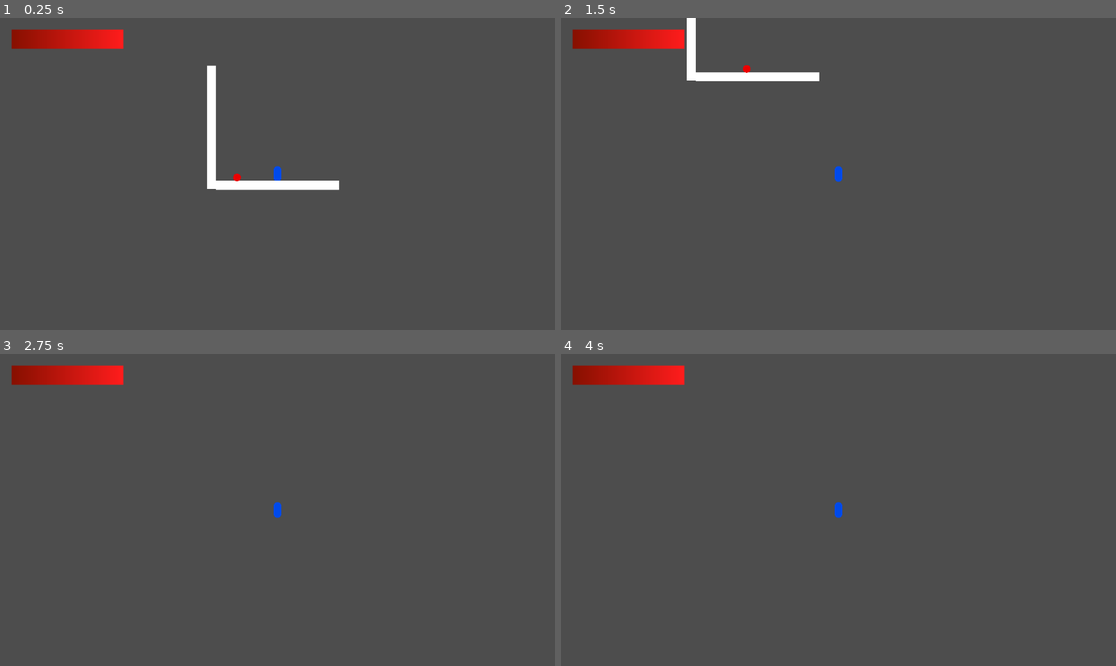
Above: before the commit, frames 1-4 (two rows, left to right).
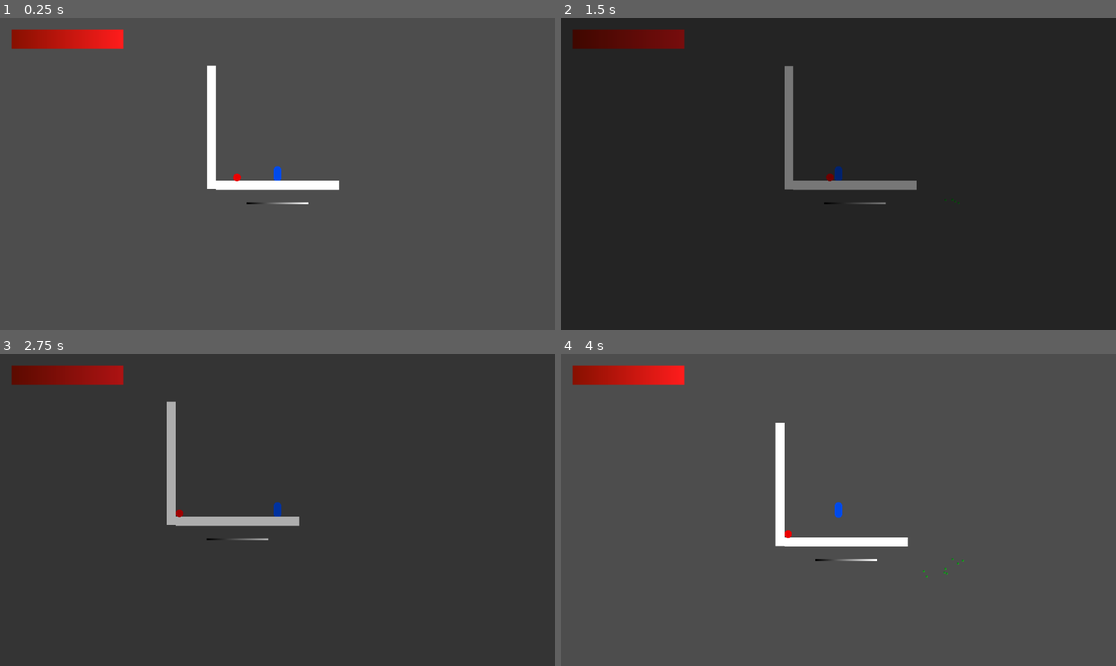
Above: after the commit, the same moments.

Repository: catloaf2048/TavernJam
Game: Godot game, scene res://Assets/Scene/Main.tscn
Two runs of this game, one before a commit and one after it. Both use one fixed random seed, a clock stepped at 60 frames per second and the inputs below.
Inputs (mouse positions are in pixels of both pictures, inside the frame that each line leads up to):
- Up to frame 1 (0.25 s): no input
- Up to frame 2 (1.5 s): tap Enter (ui_accept) at 0.5, 0.77 s; move the mouse to (960, 158) at 0.52 s; hold Right (ui_right) 0.53-1.28 s; click (960, 158) at 0.6 s; move the mouse to (727, 189) at 1.27 s; hold Left (ui_left) from 1.28 s (still down); click (727, 189) at 1.35 s
- Up to frame 3 (2.75 s): tap Enter (ui_accept) at 1.52 s; move the mouse to (333, 441) at 2.02 s; release Left (ui_left) at 2.03 s; hold Right (ui_right) from 2.03 s (still down); click (333, 441) at 2.1 s
- Up to frame 4 (4 s): move the mouse to (810, 572) at 2.77 s; click (810, 572) at 2.85 s; tap Enter (ui_accept) at 3.02, 3.77 s; move the mouse to (1005, 556) at 3.52 s; release Right (ui_right) at 3.53 s; hold Left (ui_left) from 3.53 s (still down); click (1005, 556) at 3.6 s

The runs differ from the first frame. In frame 1, less than 0.1% of the frame differs, in the area x 44-56%, y 59-60%; in frame 2, 100%; in frame 3, 100%, in the area x 0-100%, y 0-100%; in frame 4, 1.4%.

Commit message:
Added kill trigger

Diff:
--- a/Assets/Scene/Main.tscn
+++ b/Assets/Scene/Main.tscn
@@ -1,14 +1,15 @@
 [gd_scene format=3 uid="uid://fpxaqrhwtqe0"]
 
-[ext_resource type="PackedScene" uid="uid://bcdn0bl2u0o6m" path="res://Assets/Scene/Player.tscn" id="1_4peif"]
-[ext_resource type="PackedScene" uid="uid://c0pbh8hp22eae" path="res://Assets/Scene/UIMan.tscn" id="1_g6fab"]
-[ext_resource type="Script" path="res://src/GDScript/Core/GameManager.gd" id="1_nrc2l"]
-[ext_resource type="PackedScene" uid="uid://d3w3cpgkjav2m" path="res://Assets/Scene/Foe.tscn" id="2_jiiil"]
-[ext_resource type="Script" uid="uid://fbcyvkpfn8ic" path="res://src/GDScript/Core/ParticleStuff.gd" id="2_ta6dp"]
-[ext_resource type="PackedScene" uid="uid://cba5mrfc5a4mq" path="res://Assets/Scene/Particles/FoeHurtParticles.tscn" id="4_7x8i6"]
-[ext_resource type="PackedScene" uid="uid://d1hg72grvoaqi" path="res://Assets/Scene/Particles/FoeDeadParticles.tscn" id="5_36w8r"]
-[ext_resource type="PackedScene" uid="uid://bxgb7168w01fp" path="res://Assets/Scene/Particles/PlayerHurtParticles.tscn" id="5_nrc2l"]
-[ext_resource type="PackedScene" uid="uid://b7mvqb8kx0dm2" path="res://Assets/Scene/Particles/ParticlePlaceholder.tscn" id="6_36w8r"]
+[ext_resource type="Script" path="res://src/GDScript/Core/GameManager.gd" id="1_kp30x"]
+[ext_resource type="PackedScene" uid="uid://c0pbh8hp22eae" path="res://Assets/Scene/UIMan.tscn" id="2_hry1v"]
+[ext_resource type="Script" uid="uid://fbcyvkpfn8ic" path="res://src/GDScript/Core/ParticleStuff.gd" id="3_k2ahi"]
+[ext_resource type="PackedScene" uid="uid://cba5mrfc5a4mq" path="res://Assets/Scene/Particles/FoeHurtParticles.tscn" id="4_80yi4"]
+[ext_resource type="PackedScene" uid="uid://d1hg72grvoaqi" path="res://Assets/Scene/Particles/FoeDeadParticles.tscn" id="5_a0ynl"]
+[ext_resource type="PackedScene" uid="uid://bxgb7168w01fp" path="res://Assets/Scene/Particles/PlayerHurtParticles.tscn" id="6_u8par"]
+[ext_resource type="PackedScene" uid="uid://b7mvqb8kx0dm2" path="res://Assets/Scene/Particles/ParticlePlaceholder.tscn" id="7_5qe47"]
+[ext_resource type="PackedScene" uid="uid://bcdn0bl2u0o6m" path="res://Assets/Scene/Player.tscn" id="8_ggcfg"]
+[ext_resource type="PackedScene" uid="uid://d3w3cpgkjav2m" path="res://Assets/Scene/Foe.tscn" id="9_tuamt"]
+[ext_resource type="PackedScene" uid="uid://bu2xcv3srog0u" path="res://Assets/Scene/World.tscn" id="10_ftb8j"]
 
 [sub_resource type="SegmentShape2D" id="SegmentShape2D_jiiil"]
 a = Vector2(-128, 0)
@@ -67,3 +68,6 @@
 rotation = 1.5707964
 scale = Vector2(1, 18.5)
 polygon = PackedVector2Array(-128, -0.5, -128, 0.5, 128, 0.5, 128, -0.5)
+
+[node name="World" parent="." unique_id=1618281570 instance=ExtResource("10_ftb8j")]
+position = Vector2(0, 64)
--- /dev/null
+++ b/Assets/Scene/World.tscn
@@ -0,0 +1,30 @@
+[gd_scene format=3 uid="uid://bu2xcv3srog0u"]
+
+[ext_resource type="Script" uid="uid://chdx6fnlftur5" path="res://src/GDScript/KillTrigger.gd" id="1_sh7mi"]
+
+[sub_resource type="Gradient" id="Gradient_klbmg"]
+
+[sub_resource type="GradientTexture2D" id="GradientTexture2D_ntegu"]
+gradient = SubResource("Gradient_klbmg")
+width = 128
+height = 4
+
+[sub_resource type="WorldBoundaryShape2D" id="WorldBoundaryShape2D_688b1"]
+
+[node name="World" type="Node2D" unique_id=1618281570]
+
+[node name="StaticBody2D" type="StaticBody2D" parent="." unique_id=1569473119]
+
+[node name="Sprite2D" type="Sprite2D" parent="StaticBody2D" unique_id=1098976447]
+position = Vector2(0, 2)
+texture = SubResource("GradientTexture2D_ntegu")
+
+[node name="CollisionPolygon2D" type="CollisionPolygon2D" parent="StaticBody2D" unique_id=625156960]
+position = Vector2(0, 2)
+polygon = PackedVector2Array(-64, -2, -64, 2, 64, 2, 64, -2)
+
+[node name="KillTrigger" type="Area2D" parent="." unique_id=970660808]
+script = ExtResource("1_sh7mi")
+
+[node name="CollisionShape2D" type="CollisionShape2D" parent="KillTrigger" unique_id=76374168]
+shape = SubResource("WorldBoundaryShape2D_688b1")
--- a/src/GDScript/Attack.gd
+++ b/src/GDScript/Attack.gd
@@ -19,8 +19,8 @@
 # Called every frame. 'delta' is the elapsed time since the previous frame.
 func TriggerEntered(node:Node2D):
 	if node.is_in_group(TagList.Tags[targets]):
-		if node.has_method('Damage'): node.Damage(global_position);
-		else: node.get_parent().Damage(global_position);
+		if node.has_method('Damage'): node.Damage(1,global_position);
+		else: node.get_parent().Damage(1,global_position);
 		bla();
 		pass;
 	pass;
--- a/src/GDScript/Core/UIManager.gd
+++ b/src/GDScript/Core/UIManager.gd
@@ -20,7 +20,7 @@
 func _process(delta: float) -> void:
 	pass;
 
-func playerDied():
+func playerDied(ignored):
 	deathCutsceneNode = deathCutscene.instantiate();
 
 	var anim = deathCutsceneNode.get_child(0) as AnimationPlayer;
--- /dev/null
+++ b/src/GDScript/KillTrigger.gd
@@ -0,0 +1,14 @@
+extends Area2D
+
+
+# Called when the node enters the scene tree for the first time.
+func _ready() -> void:
+	body_entered.connect(TriggerEntered);
+	area_entered.connect(TriggerEntered);
+	pass # Replace with function body.
+
+
+# Called every frame. 'delta' is the elapsed time since the previous frame.
+func TriggerEntered(node:Node2D) -> void:
+	if node.has_method('Damage'): node.Damage(65535);
+	pass;
--- a/src/GDScript/PlayerController.gd
+++ b/src/GDScript/PlayerController.gd
@@ -67,8 +67,8 @@
 		pass;
 	pass;
 
-func Damage(pos:Vector2):
-	hp-=1;
+func Damage(amt:int = 1, pos:Vector2 = Vector2.ZERO):
+	hp-=amt;
 	playerHurt.emit(position);
 	if hp <= 0:
 		OnDeath();
@@ -78,5 +78,5 @@
 func OnDeath():
 	hp = maxHp;
 	respawnQueued=true;
-	playerDied.emit();
+	playerDied.emit(position);
 	pass;
--- a/src/GDScript/SimpleFoe.gd
+++ b/src/GDScript/SimpleFoe.gd
@@ -43,8 +43,8 @@
 		thing.Damage();
 	pass;
 
-func Damage(pos:Vector2):
-	hp -=1;
+func Damage(amt:int = 1, pos:Vector2 = Vector2.ZERO):
+	hp -=amt;
 	if hp<=0:
 		GameManager.instance.foeDead.emit(position);
 		queue_free();
Not shown: 2 places in Assets/Scene/Main.tscn that only renumber resources
Not shown, added: src/GDScript/KillTrigger.gd.uid
